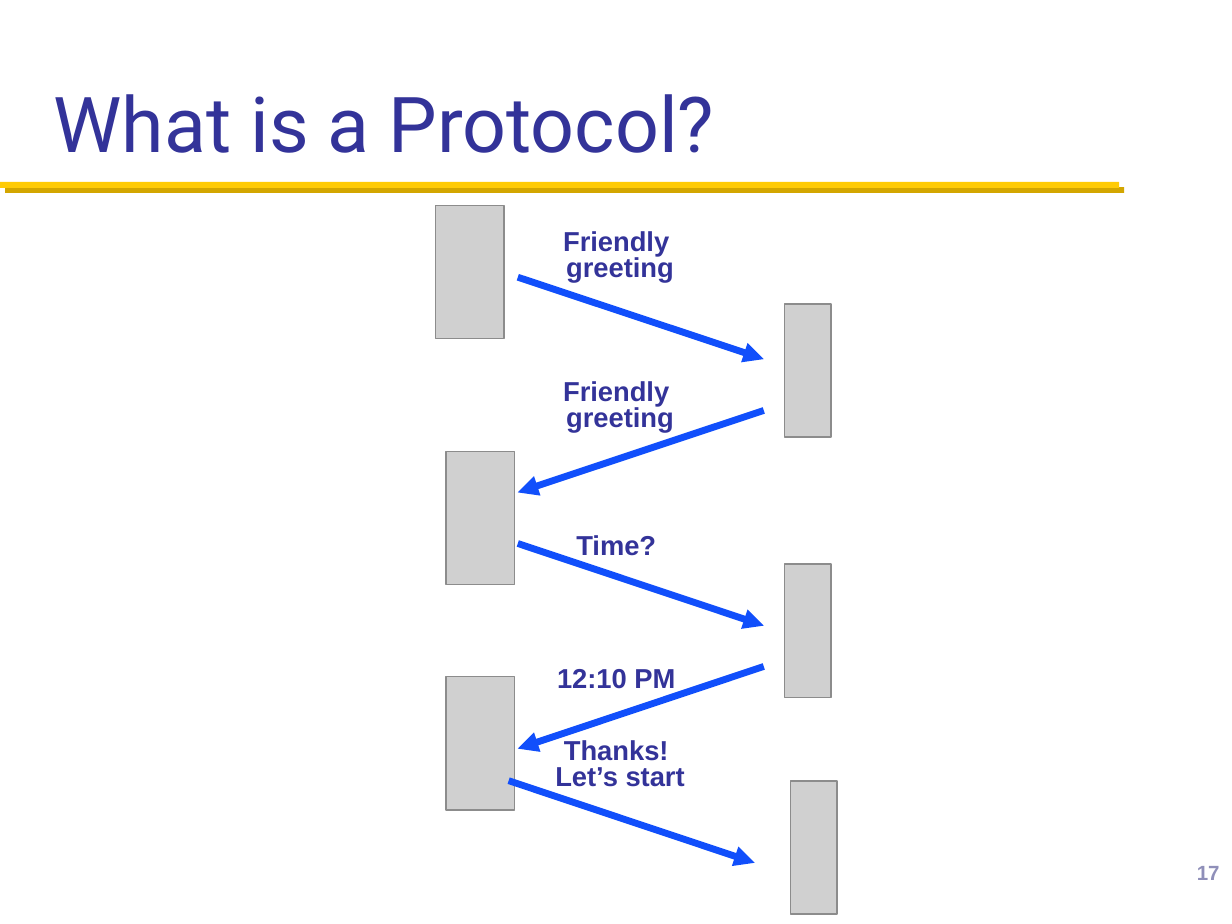
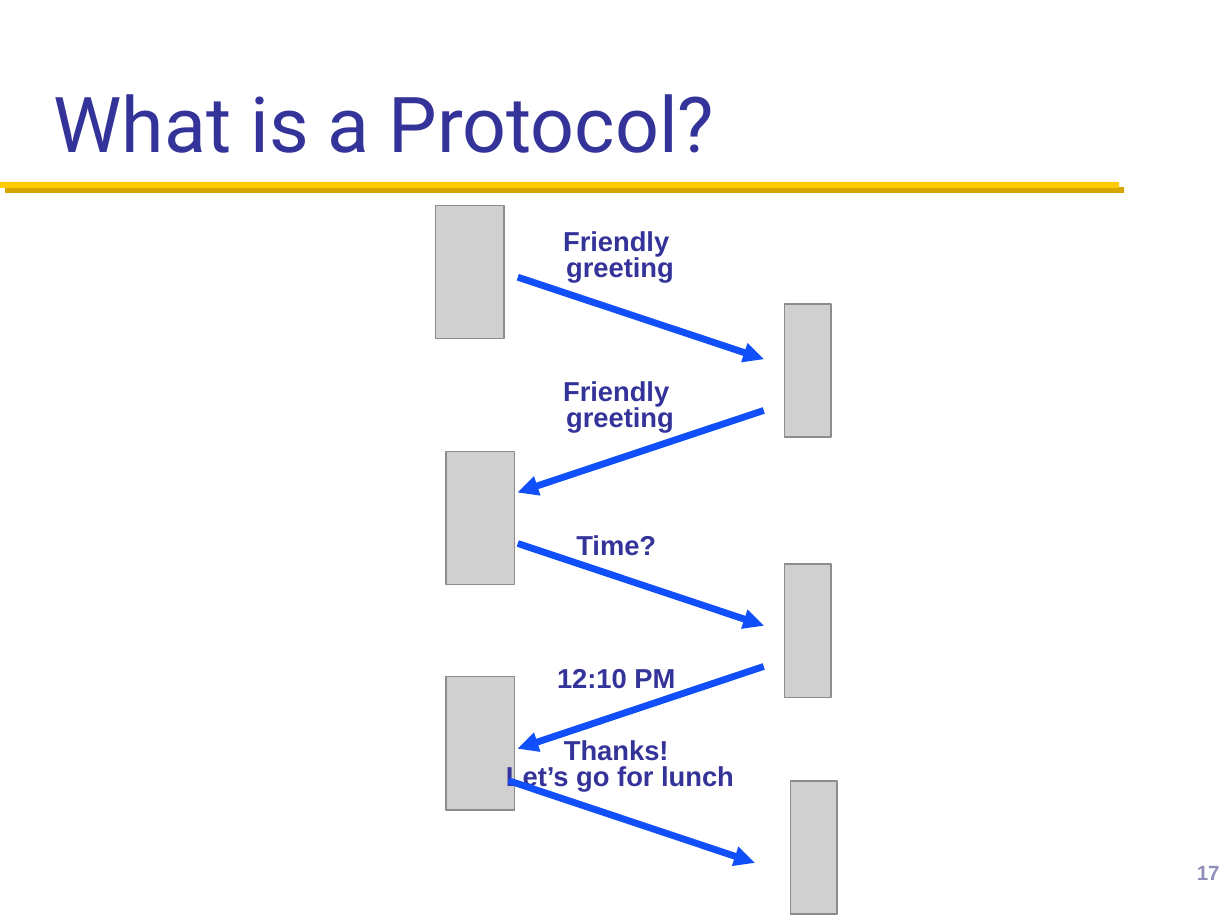
Before and after one commit to henryhxu/CSCI4430-ESTR4120, a slide deck: slide 17 of lectures/lec2.pptx. Drawn at 1232x924 pixels with LibreOffice and Linux fonts; fonts in the diff are those of the drawing; grey boxes stand for pictures; background and template pictures are left out. Boxes give left, top, right and bottom in pixels: in the first picture for what was removed or moved away, otherwise in the second. Text is boxed around its words. In the diff, an @@ line names an element or a change of style, - is before the commit and + after.

```diff
--- a/lectures/lec2.pptx
+++ b/lectures/lec2.pptx
@@ text at (506, 740, 734, 792): text changed @@
-Thanks!
-Let’s start
+Thanks!
+Let’s go for lunch
```
Also in this commit, not shown: 3 other slides changed.
